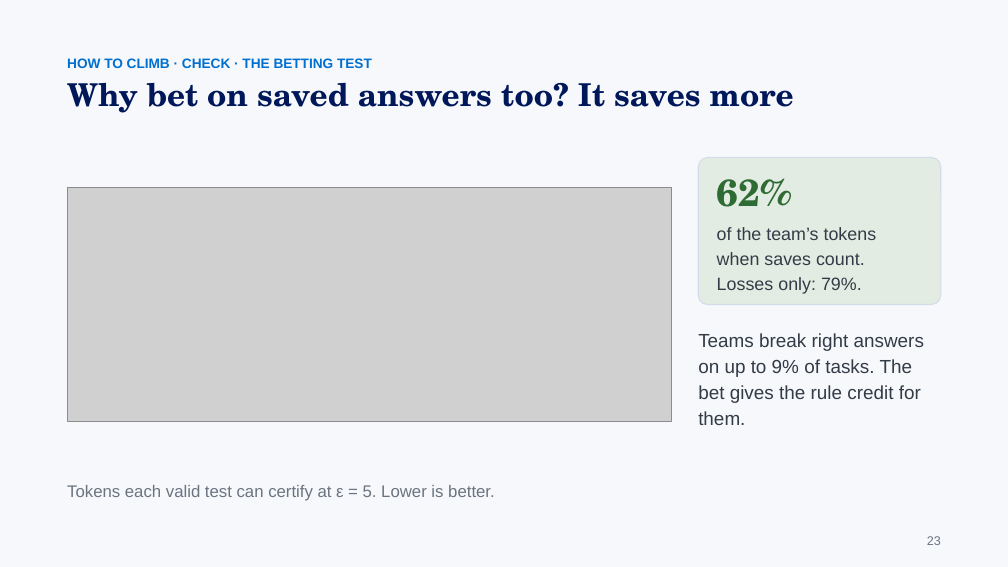
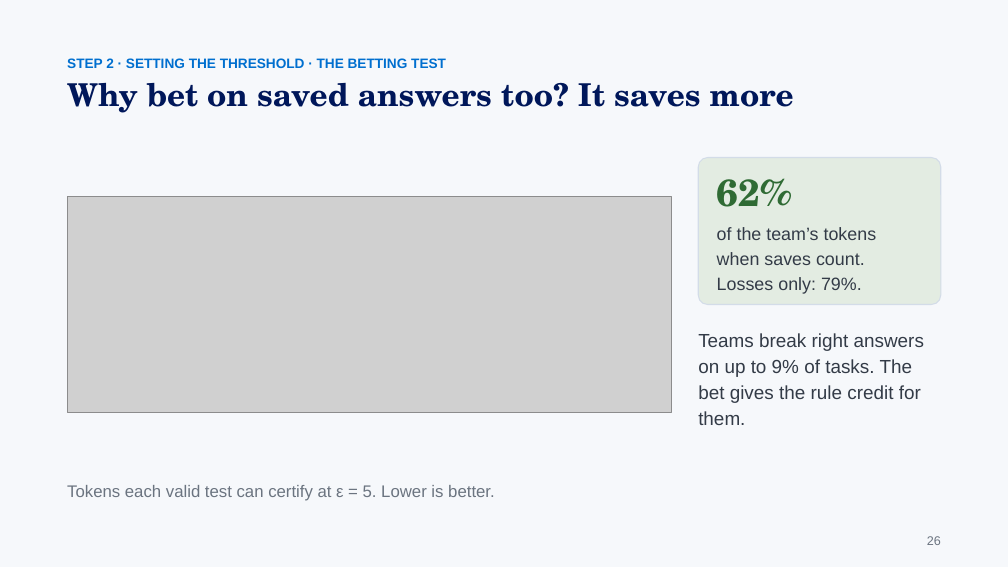
Before and after one commit to gaoj21/tokenbank, a slide deck: slide 26 of slides/CLIMB_talk.pptx (slide 23 before the commit). Drawn at 1008x567 pixels with LibreOffice and Linux fonts; fonts in the diff are those of the drawing; grey boxes stand for pictures. Boxes give left, top, right and bottom in pixels: in the first picture for what was removed or moved away, otherwise in the second. Text is boxed around its words. In the diff, an @@ line names an element or a change of style, - is before the commit and + after.

```diff
--- a/slides/CLIMB_talk.pptx
+++ b/slides/CLIMB_talk.pptx
@@ text at (x1=67, y1=58, x2=446, y2=68): text changed @@
-HOW TO CLIMB · CHECK · THE BETTING TEST
+STEP 2 · SETTING THE THRESHOLD · THE BETTING TEST
@@ picture resized from (x1=67, y1=188, x2=671, y2=422) to (x1=67, y1=197, x2=671, y2=412) @@
@@ text at (x1=927, y1=536, x2=941, y2=545): text changed @@
-23
+26
```
Also in this commit, not shown: 22 other slides changed, 4 slides added, 1 slide removed, 7 other files.
